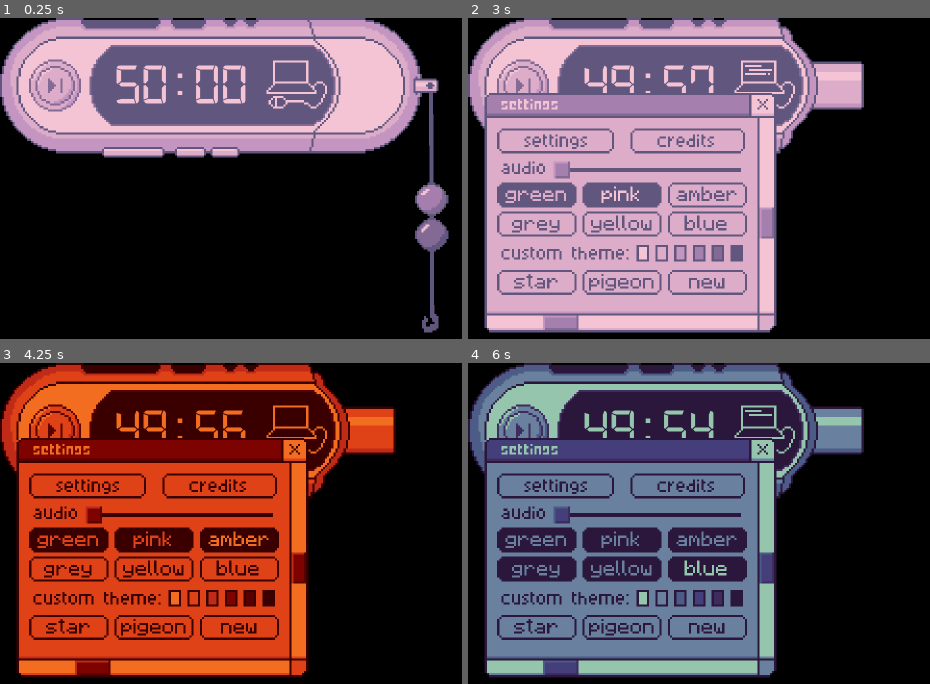
Above: before the commit, frames 1-4 (two rows, left to right).
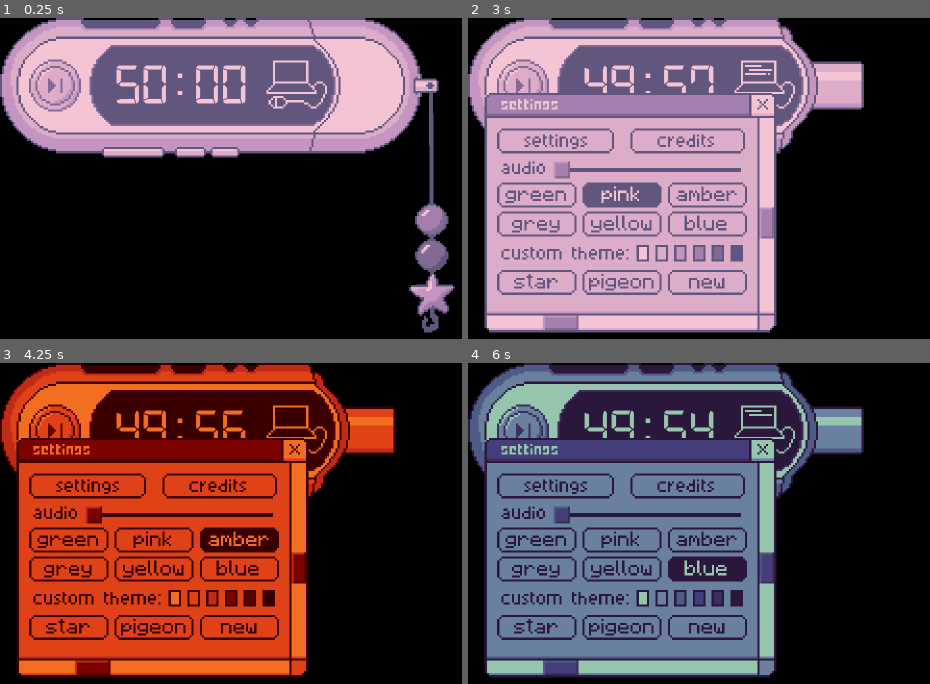
Above: after the commit, the same moments.

Repository: rota-fortunae/mp3-pomodoro
Game: Godot game, scene res://main.tscn
Same seed, same stepped clock (60 frames per second), same inputs: the game is played once before the commit and once after it.
Inputs (mouse positions are in pixels of both pictures, inside the frame that each line leads up to):
- Up to frame 1 (0.25 s): no input
- Up to frame 2 (3 s): click (523, 85) at 0.5 s; click (837, 85) at 1.25 s; click "green" at 2 s; click "pink" at 2.75 s
- Up to frame 3 (4.25 s): click "amber" at 3.5 s
- Up to frame 4 (6 s): click "grey" at 4.25 s; click "yellow" at 5 s; click "blue" at 5.75 s

The runs differ from the first frame. In frame 1, 2.3% of the frame differs, in the area x 88-99%, y 51-93%; in frame 2, 1.0%; in frame 3, 2.1%; in frame 4, 5.2%, in the area x 6-60%, y 51-68%.

Commit message:
EVERYTHING IS GOOD
I AM A GOD. EVERYTHING IS PERFECT. I HAVE NEVER MADE A MISTAKE EVER AGAIN. PRAISE BE.

Diff:
--- a/main.tscn
+++ b/main.tscn
@@ -8,7 +8,7 @@
 [ext_resource type="Texture2D" uid="uid://7mw4quokacc" path="res://assets/button_pressed.png" id="4_lquwl"]
 [ext_resource type="Script" uid="uid://nxwgn6svru8q" path="res://charm_swing.gd" id="5_272bh"]
 [ext_resource type="BitMap" uid="uid://bt0ois64521xf" path="res://assets/button_bitmap.png" id="5_lquwl"]
-[ext_resource type="Texture2D" uid="uid://c05l6pu01fq4y" path="res://assets/blank_charm.png" id="6_cegan"]
+[ext_resource type="Texture2D" uid="uid://bjm3qdtqussm7" path="res://assets/charm.png" id="6_074og"]
 [ext_resource type="BitMap" uid="uid://dwl5ec7jpd6w5" path="res://assets/cap_bitmask.png" id="6_ycdy4"]
 [ext_resource type="Texture2D" uid="uid://cyw7ljijy0wpu" path="res://assets/blank_imagecharm.png" id="7_cegan"]
 [ext_resource type="FontFile" uid="uid://obww1jk45dny" path="res://assets/digital-7 (mono).ttf" id="8_5vw27"]
@@ -155,7 +155,7 @@
 material = ExtResource("3_vivmo")
 position = Vector2(37.000004, -13.000002)
 rotation = -0.65927607
-texture = ExtResource("6_cegan")
+texture = ExtResource("6_074og")
 
 [node name="CustomCharm" type="Sprite2D" parent="Cap/Charm/CharmSprite" unique_id=403916242]
 position = Vector2(0.45097005, 36.873165)
--- a/settings_menu_script.gd
+++ b/settings_menu_script.gd
@@ -18,7 +18,7 @@
 @onready var star: Button = $star
 @onready var custom: Button = $custom
 
-var colorbuttonlis = [green, pink, red, black, yellow, blue]
+
 
 
 # Called when the node enters the scene tree for the first time.
@@ -47,24 +47,35 @@
 		var new_color = Color(newcolorlist[i])
 		RenderingServer.global_shader_parameter_set(names[i], new_color)
 
+func fix_other_buttons(currentButton: Button) -> void:
+	var colorbuttonlis = [green, pink, red, black, yellow, blue]
+	for i in colorbuttonlis:
+		if i != currentButton:
+			i.button_pressed=false
+
 func _on_green_pressed() -> void:
 	change_color("#0d0d0d,#003333,#0b6648,#439960,#89cc89,#eeffe6")
+	fix_other_buttons(green)
 
 func _on_pink_pressed() -> void:
+	fix_other_buttons(pink)
 	change_color("#61567d,#826a95,#a57fad,#c495bf,#dcacc9,#f4c4d4")
 
 func _on_red_pressed() -> void:
+	fix_other_buttons(red)
 	change_color("#3a0000,#590000,#7c0300,#c02b18,#e04217,#f26d1f")
 
 func _on_black_pressed() -> void:
+	fix_other_buttons(black)
 	change_color("#5E5E5E, #767676, #8F8F8F, #A8A8A8,#BEBEBE,#D4D4D4")
 
 func _on_yellow_pressed() -> void:
+	fix_other_buttons(yellow)
 	change_color("#0e0705, #34140e, #653019, #ce812c, #e3ba66, #e7d99c")
 
 func _on_blue_pressed() -> void:
+	fix_other_buttons(blue)
 	change_color("#2a173b,#3f2c5f,#443f7b,#4c5c87,#69809e,#95c5ac")
-
 
 func _on_settings_button_pressed() -> void:
 	settings.visible=true
@@ -144,6 +155,6 @@
 
 	customCharm.texture=charmTextu
 
-	customCharm.scale=Vector2(35.0/charmTextu.get_height(), 35.0/charmTextu.get_height())
+	customCharm.scale=Vector2(30.0/charmTextu.get_height(), 30.0/charmTextu.get_height())
 	#$"../../Charm/CharmSprite".visible=true
 	customCharm.visible=true
